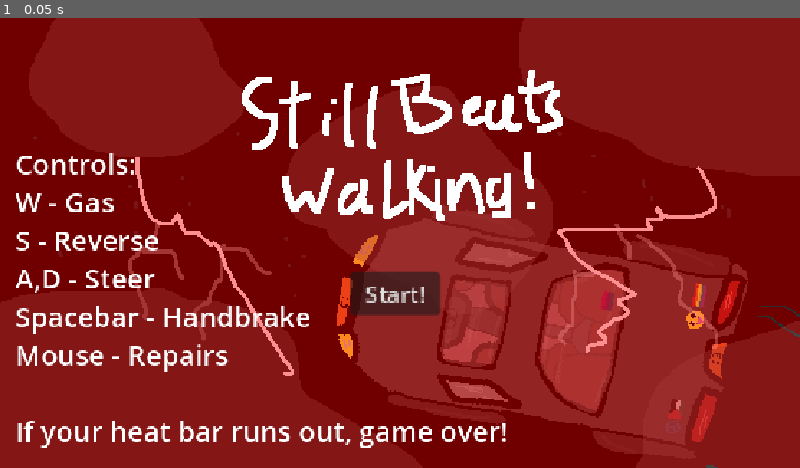
Above: before the commit, frame 1.
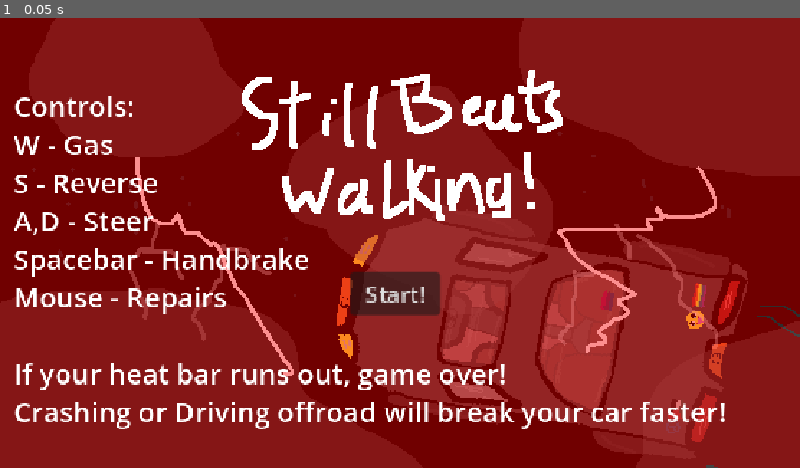
Above: after the commit, the same moment.

Repository: DBorgKiwami/game-jam-2
Game: Godot game, scene res://levels/startscreen.tscn
Two runs of this game, one before a commit and one after it. Both use one fixed random seed, a clock stepped at 60 frames per second and the inputs below. The engine's default icon, where the game draws it, is replaced by a stand-in: a white triangle on a blue panel in a dark square.
Inputs:
- Up to frame 1 (0.05 s): no input

The runs differ from the first frame. In frame 1, 7.8% of the frame differs, in the area x 1-91%, y 17-96%.

Commit message:
Last commit for realsies

Diff:
--- a/levels/startscreen.tscn
+++ b/levels/startscreen.tscn
@@ -47,10 +47,10 @@
 texture = ExtResource("4_emqto")
 
 [node name="RichTextLabel" type="RichTextLabel" parent="." unique_id=244293309]
-offset_left = 22.0
-offset_top = 182.0
-offset_right = 801.0
-offset_bottom = 631.0
+offset_left = 20.0
+offset_top = 99.0
+offset_right = 1086.0
+offset_bottom = 603.0
 theme_override_font_sizes/normal_font_size = 40
 text = "Controls:
 W - Gas
@@ -59,6 +59,7 @@
 Spacebar - Handbrake
 Mouse - Repairs
 
-If your heat bar runs out, game over!"
+If your heat bar runs out, game over!
+Crashing or Driving offroad will break your car faster!"
 
 [connection signal="pressed" from="StartButton" to="." method="_on_restart_button_pressed"]
